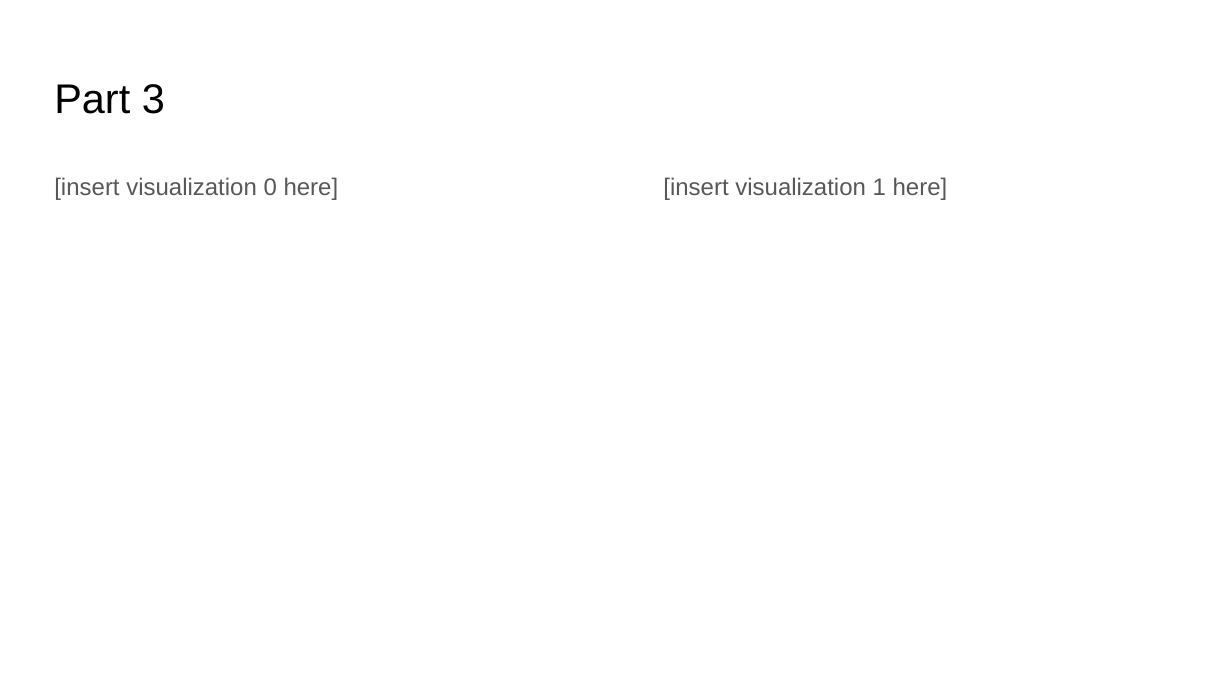
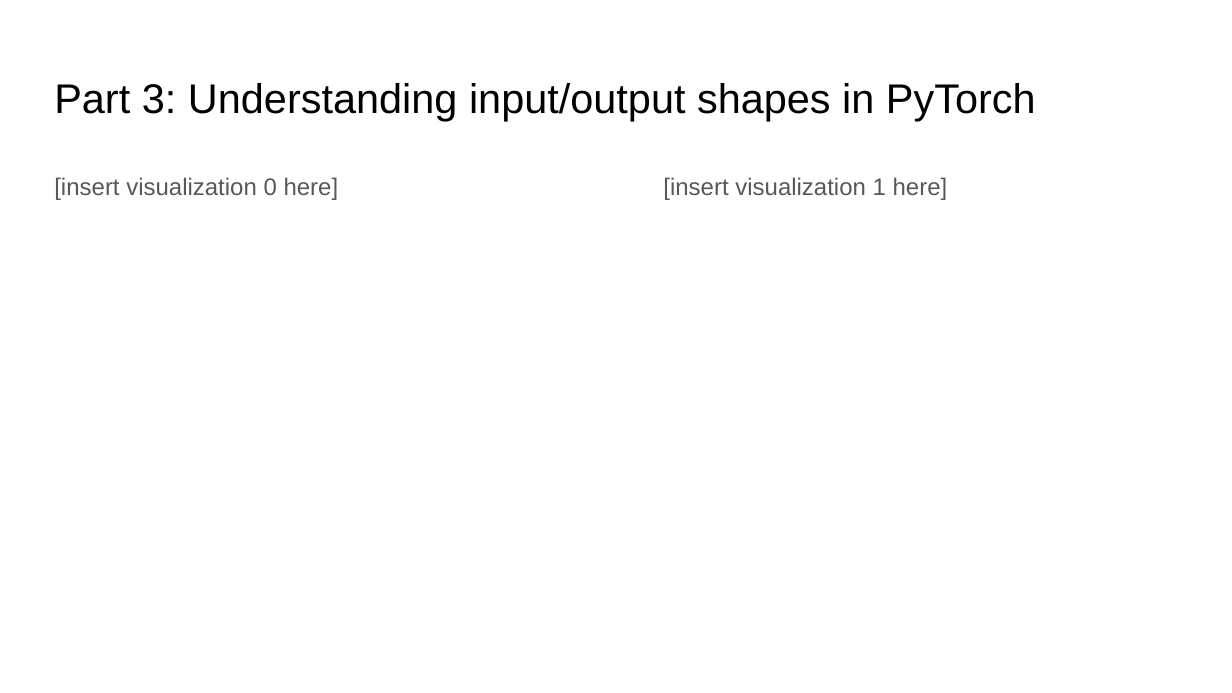
Before and after one commit to aashutoshav/Computer-Vision-Project-1, a slide deck: slide 13 of docs/report.pptx (slide 14 before the commit). Drawn at 1232x693 pixels with LibreOffice and Linux fonts; fonts in the diff are those of the drawing. Boxes give left, top, right and bottom in pixels: in the first picture for what was removed or moved away, otherwise in the second. Text is boxed around its words. In the diff, an @@ line names an element or a change of style, - is before the commit and + after.

```diff
--- a/docs/report.pptx
+++ b/docs/report.pptx
@@ title at (54,83,1036,121): text changed @@
-Part 3
+Part 3: Understanding input/output shapes in PyTorch
```
Also in this commit, not shown: 8 other slides changed, 1 slide removed, 2 other files.
